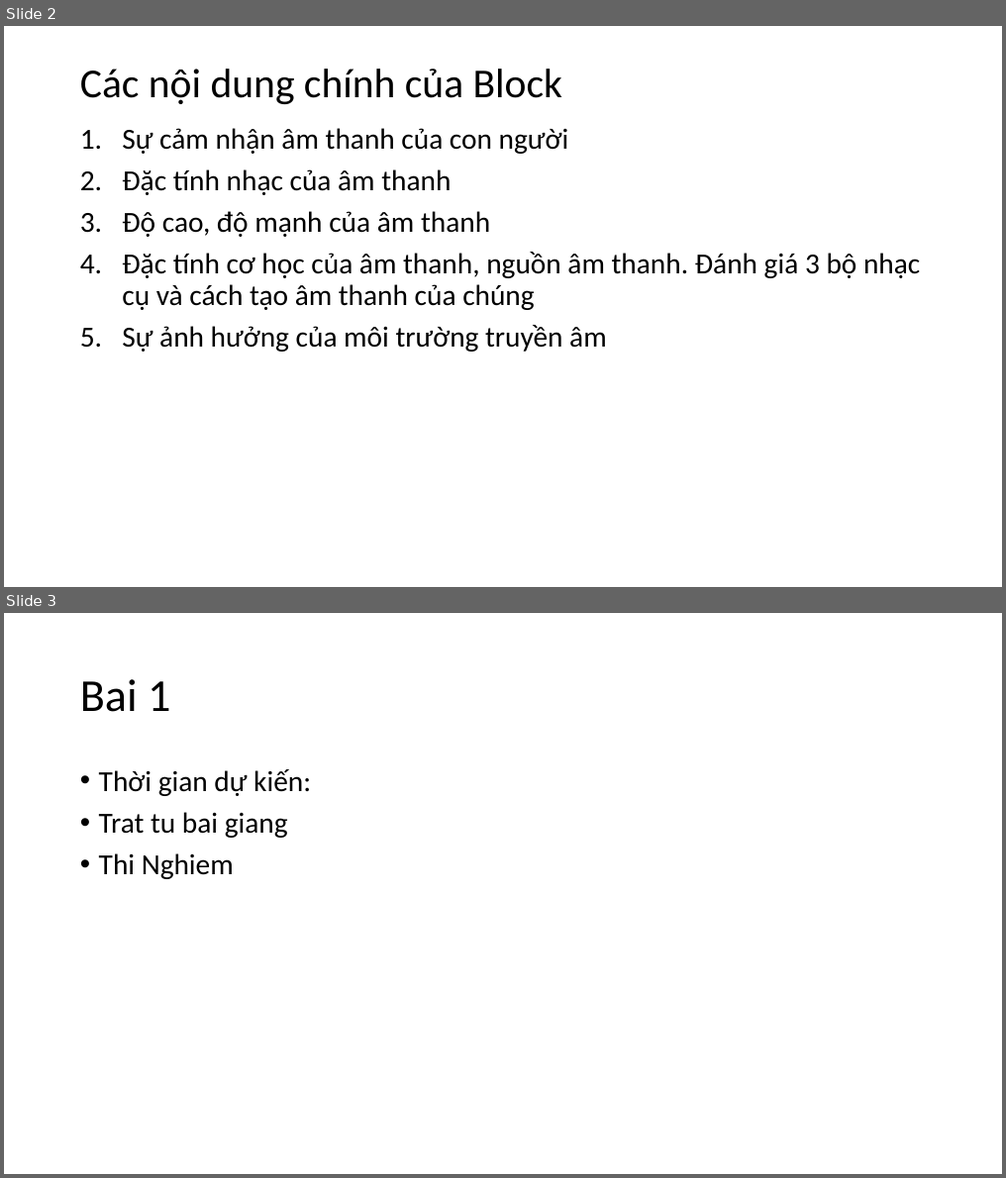
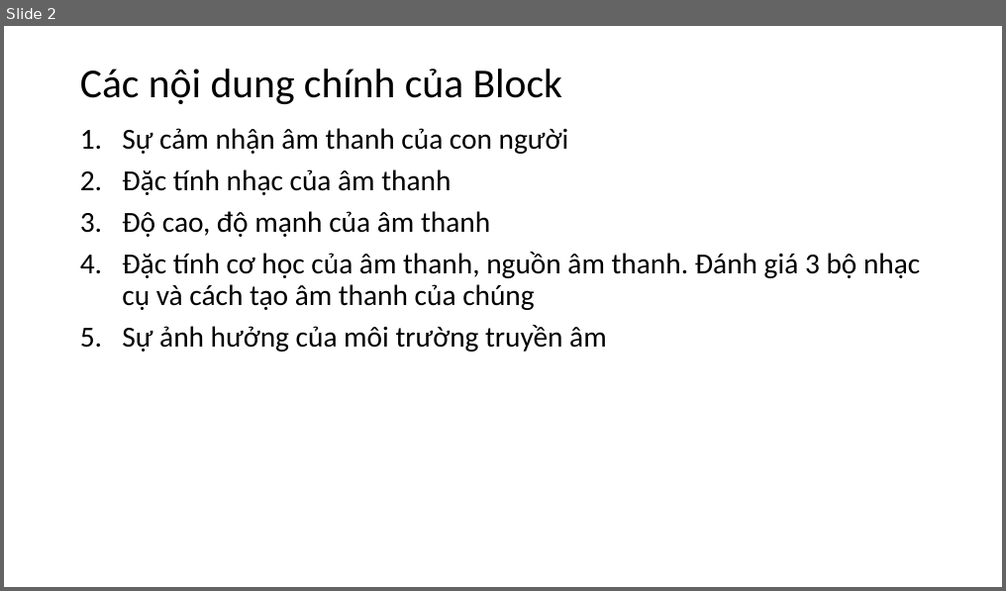
Before and after one commit to LeThoEdu/Nila_Class7, a slide deck: Block_VatLy_6_AmThanh.pptx. Shown one above the other, each under a label of ours: slides 2 and 3 before the commit, slide 2 after it. The pictures are 1006x1178 and 1006x591 pixels, drawn with LibreOffice and Linux fonts; fonts in the diff are those of the drawing. Boxes give left, top, right and bottom in pixels: in the first picture for what was removed or moved away, otherwise in the second. Text is boxed around its words. In the diff, an @@ line names an element or a change of style, - is before the commit and + after.

```diff
--- a/Block_VatLy_6_AmThanh.pptx
+++ b/Block_VatLy_6_AmThanh.pptx
@@ slide 3 removed at (4, 613, 1002, 1174), background #FFFFFF @@
@@ title removed at (80, 679, 170, 712) @@
-Bai 1
@@ text removed at (99, 769, 311, 879) @@
-• Thời gian dự kiến:
-• Trat tu bai giang
-• Thi Nghiem
```
Also in this commit, not shown: 1 slide added.
